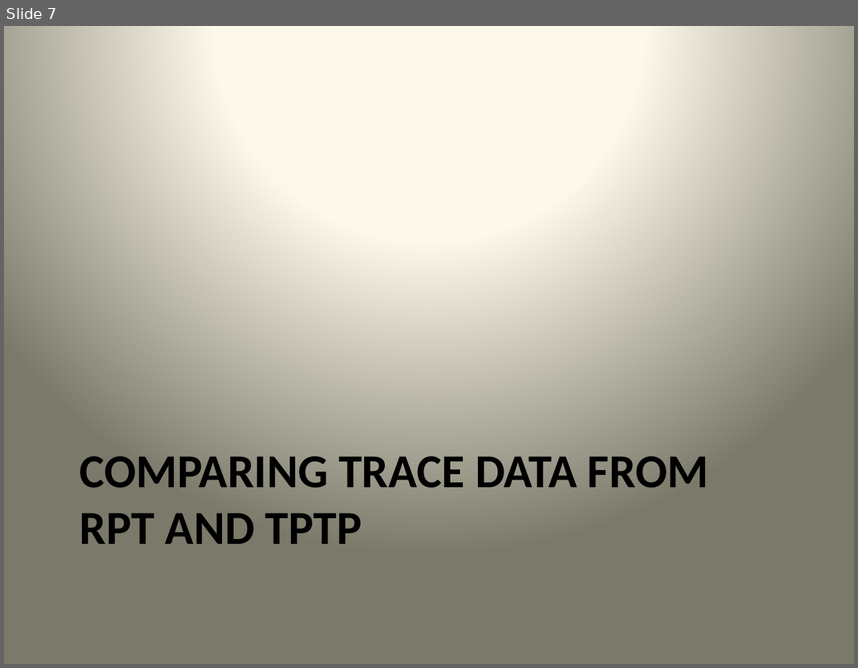
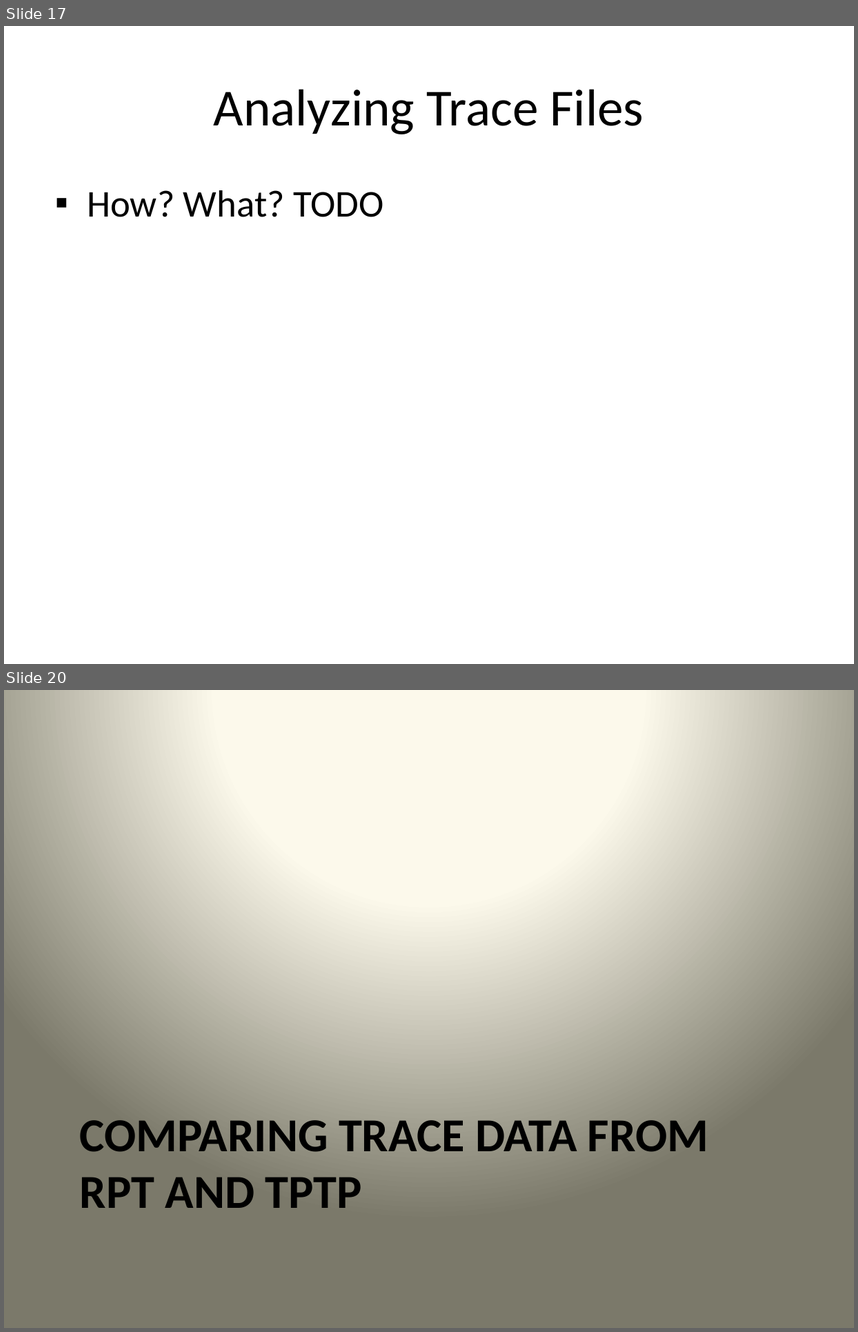
Before and after one commit to wsgan001/asegrp, a slide deck: papers/DRCPA/docs/PerfTest - Implementation.pptx. Shown one above the other, each under a label of ours: slide 7 before the commit, slides 17 and 20 after it; the slides between them are not shown. The pictures are 858x668 and 858x1332 pixels, drawn with LibreOffice and Linux fonts; fonts in the diff are those of the drawing. Boxes give left, top, right and bottom in pixels: in the first picture for what was removed or moved away, otherwise in the second. Text is boxed around its words. In the diff, an @@ line names an element or a change of style, - is before the commit and + after.

```diff
--- a/papers/DRCPA/docs/PerfTest - Implementation.pptx
+++ b/papers/DRCPA/docs/PerfTest - Implementation.pptx
@@ slide 17 added at <box>4,26,854,664</box>, background #FFFFFF @@
@@ title added at <box>214,89,644,134</box>, 44 pt, text #000000 @@
+Analyzing Trace Files
@@ text added at <box>87,190,383,217</box>, 32 pt, text #000000 @@
+▪ How? What? TODO
@@ what was slide 7 is now slide 20 @@
```
Also in this commit, not shown: 5 slides changed, 13 other slides added, 1 slide removed, 3 other files.
